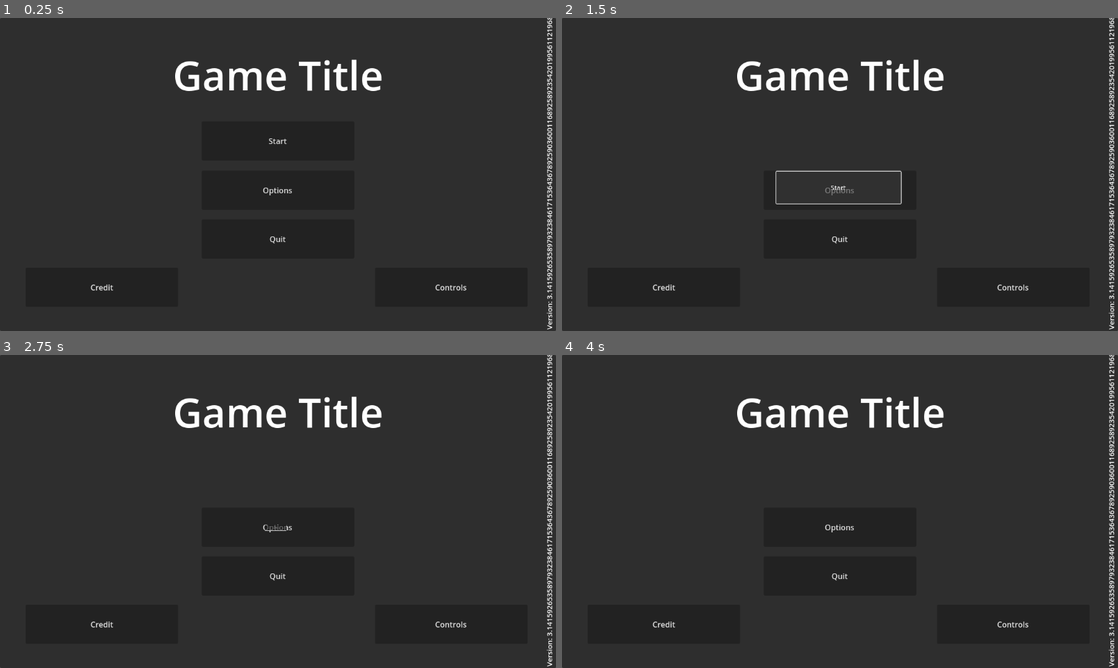
Above: before the commit, frames 1-4 (two rows, left to right).
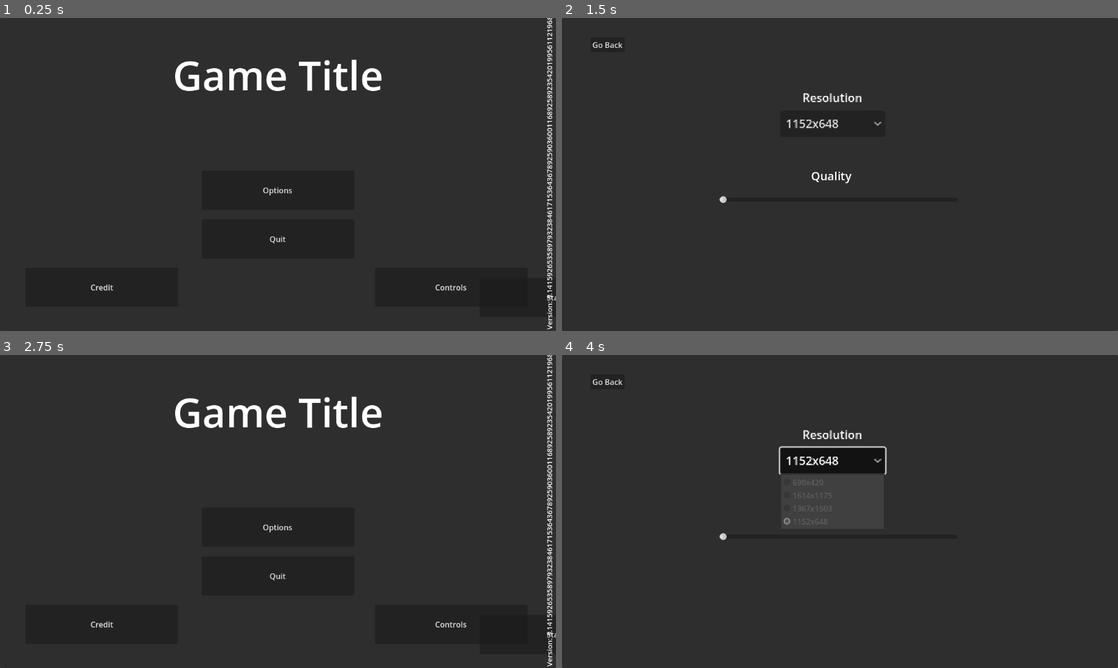
Above: after the commit, the same moments.

Repository: Benjamin-Fever/Global-Game-Jam-2024
Game: Godot game, scene res://start_menu.tscn
Same seed, same stepped clock (60 frames per second), same inputs: the game is played once before the commit and once after it.
Inputs (mouse positions are in pixels of both pictures, inside the frame that each line leads up to):
- Up to frame 1 (0.25 s): no input
- Up to frame 2 (1.5 s): click (840, 140) at 0.5 s, where only the run before the commit has a clickable "Start"; click (834, 177) at 1.25 s, where only the run before the commit has a clickable "Start"
- Up to frame 3 (2.75 s): click (44, 383) at 2 s, where only the run after the commit has a clickable "Go Back"
- Up to frame 4 (4 s): click (840, 527) at 2.75 s, where only the run before the commit has a clickable "Start"; click (834, 461) at 3.5 s, where only the run after the commit has a clickable "1152x648"

The runs differ from the first frame. In frame 1, less than 0.1% of the frame differs, in the area x 48-100%, y 38-91%; in frame 2, 2.9%; in frame 3, less than 0.1%; in frame 4, 5.3%, in the area x 5-100%, y 0-100%.

Commit message:
Music

Diff:
--- a/Global.gd
+++ b/Global.gd
@@ -2,11 +2,6 @@
 
 var started : bool = false
 
-# Called when the node enters the scene tree for the first time.
-func _ready():
-	pass # Replace with function body.
+var pitch : float = 1.0
 
-
-# Called every frame. 'delta' is the elapsed time since the previous frame.
-func _process(delta):
-	pass
+var db : float = 0.0
--- a/even_more.tscn
+++ b/even_more.tscn
@@ -55,6 +55,7 @@
 grow_horizontal = 2
 grow_vertical = 2
 pivot_offset = Vector2(2, 7)
+min_value = -30.0
 
 [node name="Label" type="Label" parent="volume"]
 layout_mode = 0
@@ -79,6 +80,10 @@
 grow_horizontal = 2
 grow_vertical = 2
 pivot_offset = Vector2(3, 11)
+min_value = 0.1
+max_value = 4.0
+step = 0.1
+value = 1.0
 
 [node name="Label" type="Label" parent="pitch"]
 layout_mode = 0
@@ -103,6 +108,7 @@
 grow_horizontal = 2
 grow_vertical = 2
 pivot_offset = Vector2(3, 7)
+max_value = 10.0
 
 [node name="Label" type="Label" parent="Quality"]
 layout_mode = 0
--- a/even_more_options.gd
+++ b/even_more_options.gd
@@ -4,12 +4,19 @@
 @onready var vSync : CheckBox = $VSync
 @export var syncNode : Array[Control] = []
 @export var syncPosNode : Array[Control] = []
+@onready var volume = $volume
+@onready var pitch = $pitch
+
+func _ready():
+	volume.value = 0.0
+	pitch.value = 1.0
 
 func _process(delta):
 	vSync.scale = Vector2(0.1 * sizeSlider.value, 0.1 * sizeSlider.value)
 	if (vSync.scale.x >= 1 and !vSync.button_pressed):
 		vSync.disabled = false
-
+	Global.db = volume.value
+	Global.pitch = pitch.value
 
 
 
--- /dev/null
+++ b/music_player.gd
@@ -0,0 +1,13 @@
+extends AudioStreamPlayer
+
+
+# Called when the node enters the scene tree for the first time.
+func _ready():
+	volume_db = Global.db
+	pitch_scale = Global.pitch
+
+
+# Called every frame. 'delta' is the elapsed time since the previous frame.
+func _process(delta):
+	volume_db = Global.db
+	pitch_scale = Global.pitch
--- a/music_player.tscn
+++ b/music_player.tscn
@@ -1,7 +1,9 @@
-[gd_scene load_steps=2 format=3 uid="uid://bnxtr8nvq4sny"]
+[gd_scene load_steps=3 format=3 uid="uid://bnxtr8nvq4sny"]
 
 [ext_resource type="AudioStream" uid="uid://d2boeqfunc3am" path="res://st-xx.wav" id="1_fqgp2"]
+[ext_resource type="Script" path="res://music_player.gd" id="2_i8st0"]
 
 [node name="MusicPlayer" type="AudioStreamPlayer"]
 stream = ExtResource("1_fqgp2")
 autoplay = true
+script = ExtResource("2_i8st0")
--- a/start_menu.tscn
+++ b/start_menu.tscn
@@ -127,10 +127,10 @@
 anchor_top = 0.5
 anchor_right = 0.5
 anchor_bottom = 0.5
-offset_left = -158.04
-offset_top = -110.05
-offset_right = 158.041
-offset_bottom = -29.0394
+offset_left = 417.96
+offset_top = 213.95
+offset_right = 734.041
+offset_bottom = 294.961
 grow_horizontal = 2
 grow_vertical = 2
 text = "Start"
